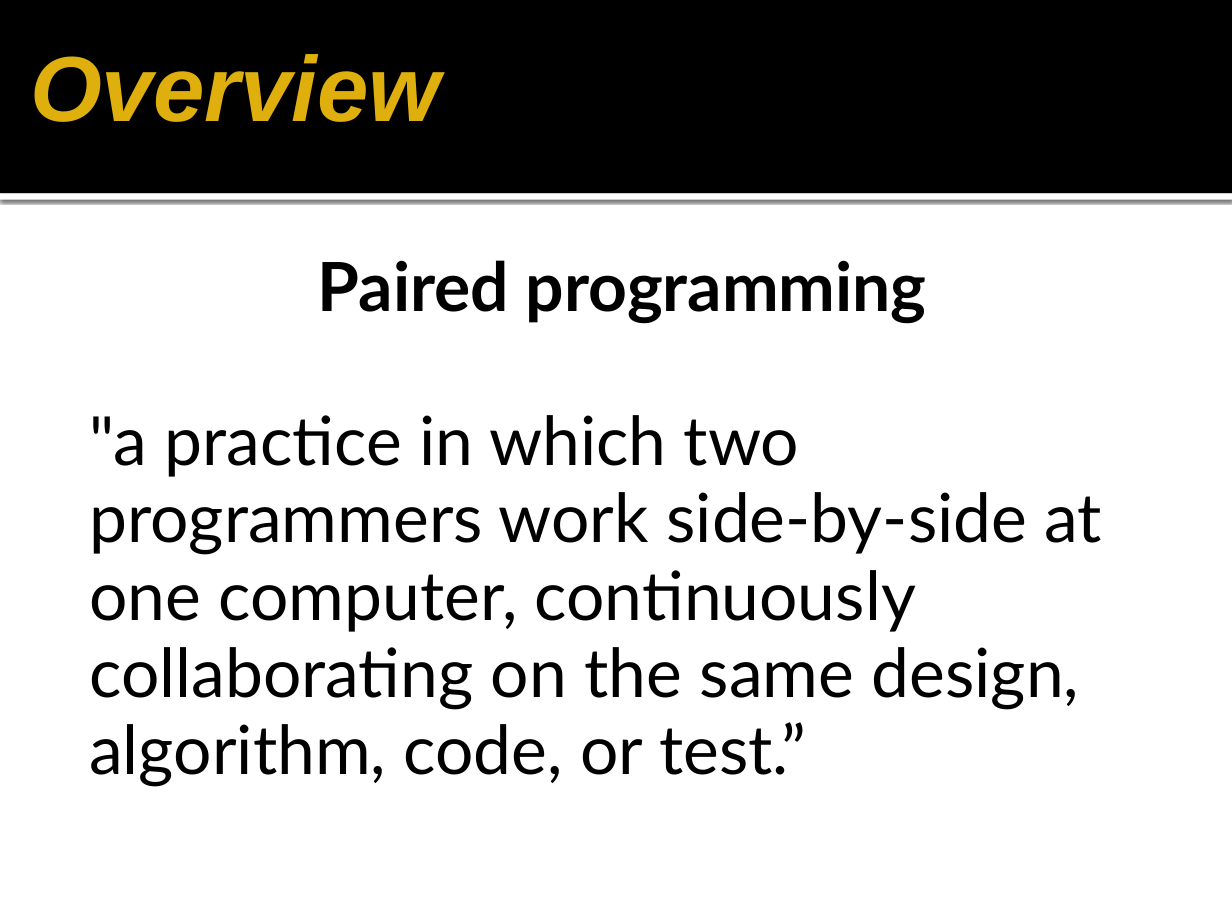
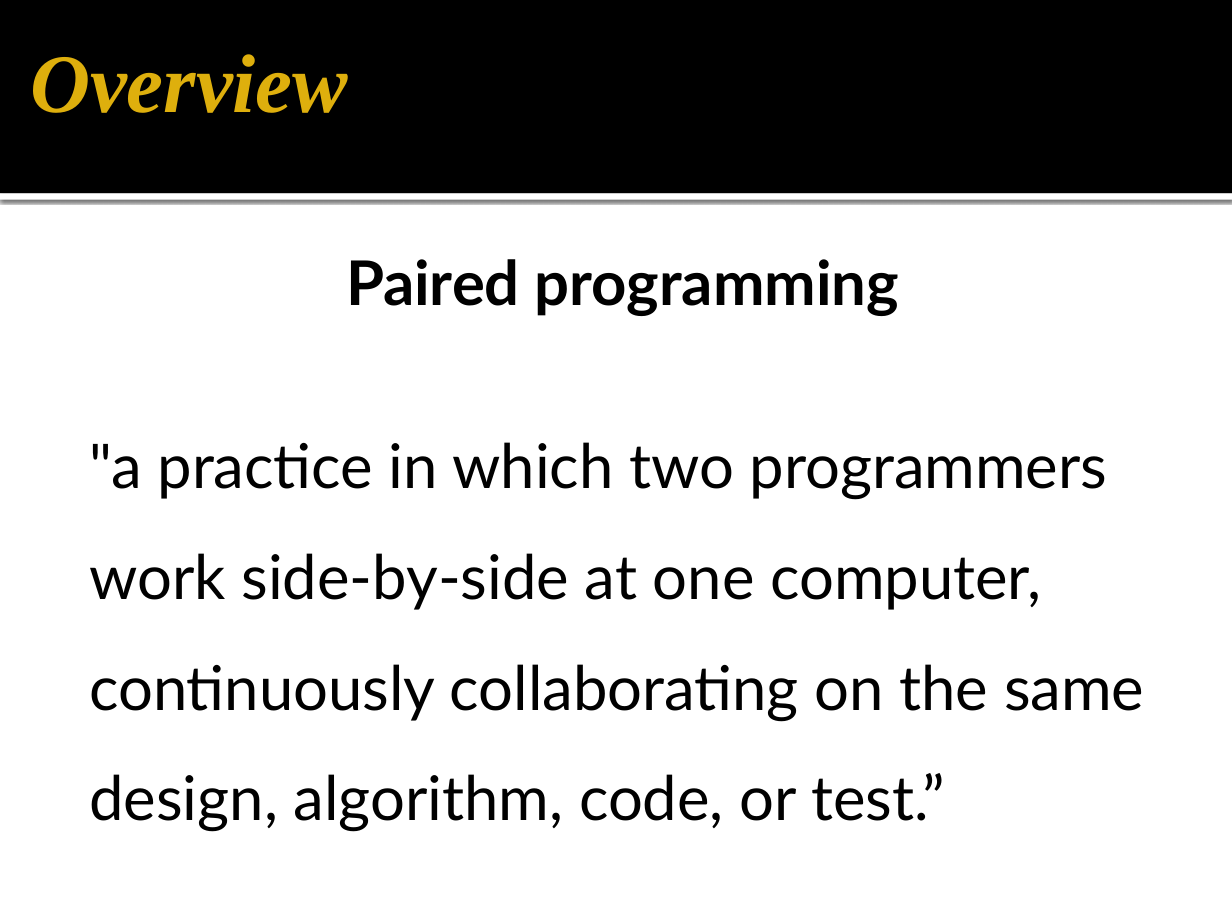
Before and after one commit to gmarcotte/teamceg, a slide deck: slide 2 of pear/submission_materials/PairgrammingDemo.pptx. Drawn at 1232x924 pixels with LibreOffice and Linux fonts; fonts in the diff are those of the drawing; background and template pictures are left out. Boxes give left, top, right and bottom in pixels: in the first picture for what was removed or moved away, otherwise in the second. Text is boxed around its words. In the diff, an @@ line names an element or a change of style, - is before the commit and + after.

```diff
--- a/pear/submission_materials/PairgrammingDemo.pptx
+++ b/pear/submission_materials/PairgrammingDemo.pptx
@@ title "Overview" at bbox=[30, 54, 348, 113]: size 60 to 54 pt, font Arial to Times New Roman @@
@@ text "Paired programming" at bbox=[89, 259, 1144, 832]: size 44 to 40 pt; line spacing 0.95 to 1.5 @@
```
Also in this commit, not shown: 7 other slides changed, 1 slide added, 1 slide removed.
